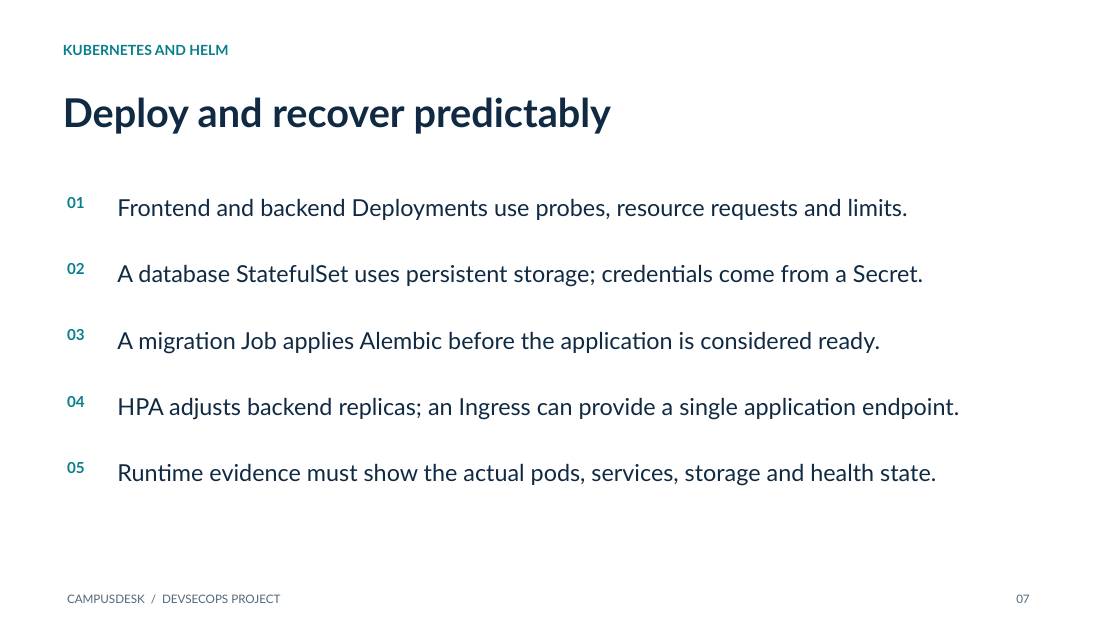
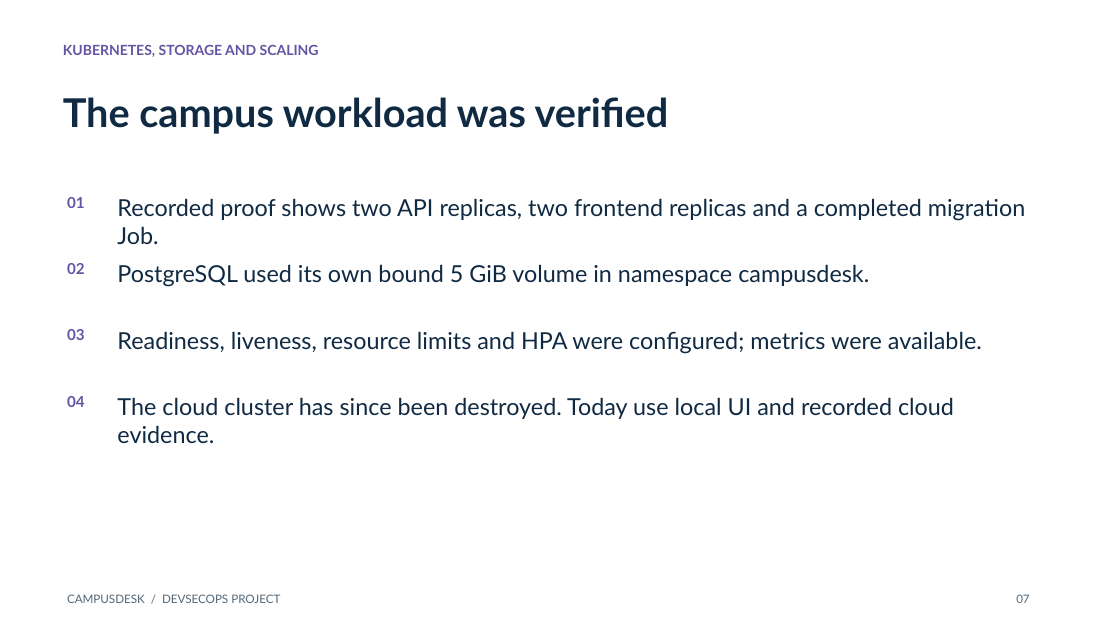
Before and after one commit to AJ5831A/campusdesk-devsecops, a slide deck: slide 7 of demo/presentation.pptx. Drawn at 1120x630 pixels with LibreOffice and Linux fonts; fonts in the diff are those of the drawing. Boxes give left, top, right and bottom in pixels: in the first picture for what was removed or moved away, otherwise in the second. Text is boxed around its words. In the diff, an @@ line names an element or a change of style, - is before the commit and + after.

Commit message:
Add campus-specific final deck and exact printable demo script

```diff
--- a/demo/presentation.pptx
+++ b/demo/presentation.pptx
@@ text at (63, 45, 319, 57): text changed; text colour #087F8C to #6554A4 @@
-KUBERNETES AND HELM
+KUBERNETES, STORAGE AND SCALING
@@ text at (63, 97, 669, 134): text changed @@
-Deploy and recover predictably
+The campus workload was verified
@@ text at (117, 198, 1025, 244): text changed @@
-Frontend and backend Deployments use probes, resource requests and limits.
+Recorded proof shows two API replicas, two frontend replicas and a completed migration Job.
@@ text at (117, 264, 869, 287): text changed @@
-A database StatefulSet uses persistent storage; credentials come from a Secret.
+PostgreSQL used its own bound 5 GiB volume in namespace campusdesk.
@@ text at (117, 331, 982, 354): text changed @@
-A migration Job applies Alembic before the application is considered ready.
+Readiness, liveness, resource limits and HPA were configured; metrics were available.
@@ text colour #087F8C to #6554A4 in 4 elements at (67, 197, 85, 208), (67, 263, 85, 274), (67, 329, 85, 340), (67, 396, 85, 407) @@
@@ text at (117, 397, 954, 443): text changed @@
-HPA adjusts backend replicas; an Ingress can provide a single application endpoint.
+The cloud cluster has since been destroyed. Today use local UI and recorded cloud evidence.
@@ text removed at (67, 462, 85, 473) @@
-05
@@ text removed at (117, 463, 936, 486) @@
-Runtime evidence must show the actual pods, services, storage and health state.
```
Also in this commit, not shown: 9 other slides changed, 8 other files.
